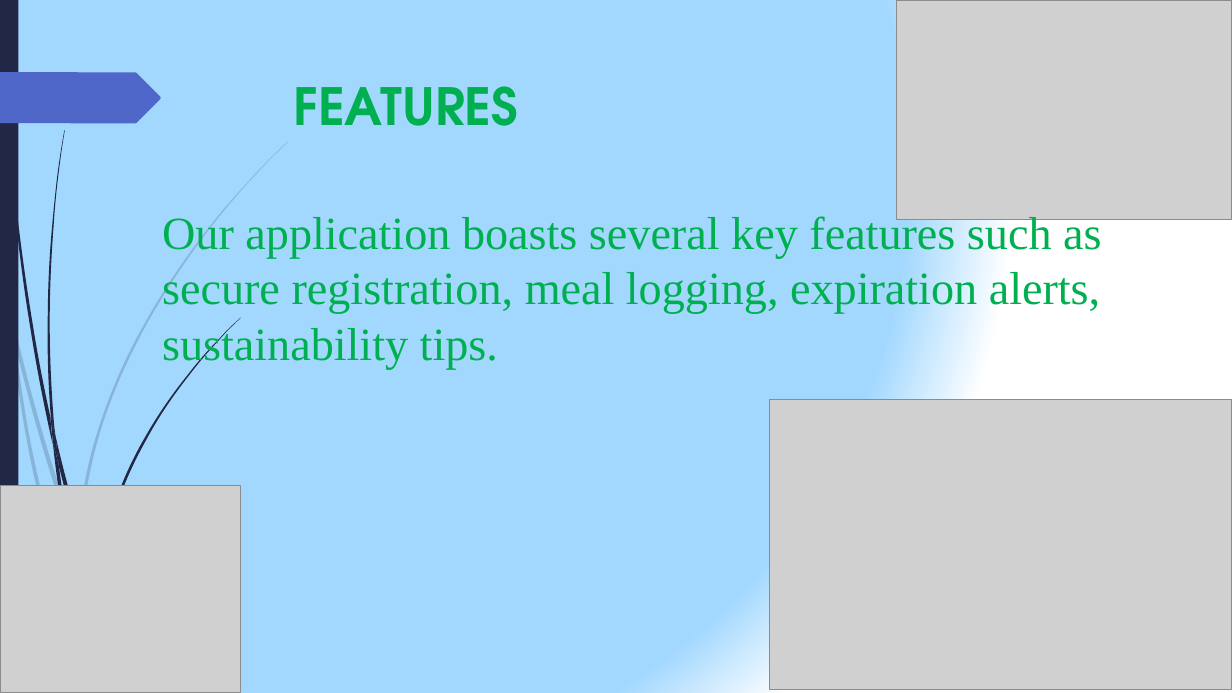
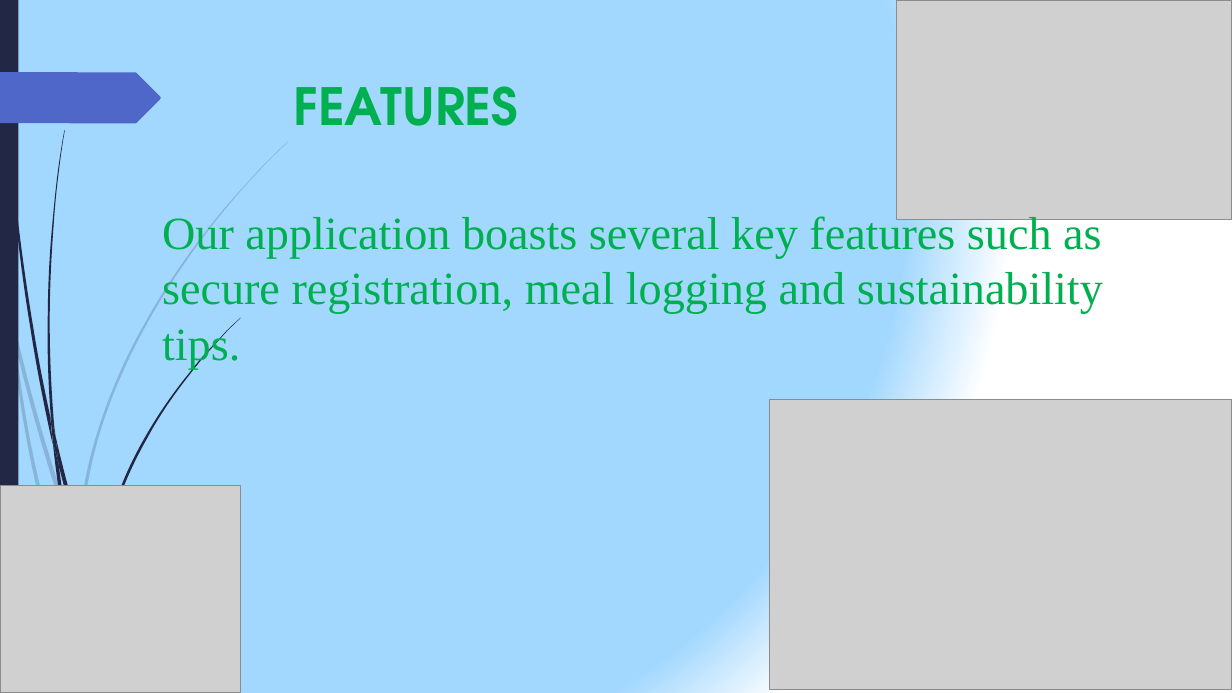
Before and after one commit to valary-esendi/project_pitch_decks, a slide deck: slide 5 of flutter pitch deck.pptx. Drawn at 1232x693 pixels with LibreOffice and Linux fonts; fonts in the diff are those of the drawing; grey boxes stand for pictures. Boxes give left, top, right and bottom in pixels: in the first picture for what was removed or moved away, otherwise in the second. Text is boxed around its words. In the diff, an @@ line names an element or a change of style, - is before the commit and + after.

```diff
--- a/flutter pitch deck.pptx
+++ b/flutter pitch deck.pptx
@@ text at [162, 213, 1103, 369]: text changed @@
-Our application boasts several key features such as secure registration, meal logging, expiration alerts, sustainability tips.
+Our application boasts several key features such as secure registration, meal logging and sustainability tips.
```
Also in this commit, not shown: 2 other slides changed, 2 other files.
